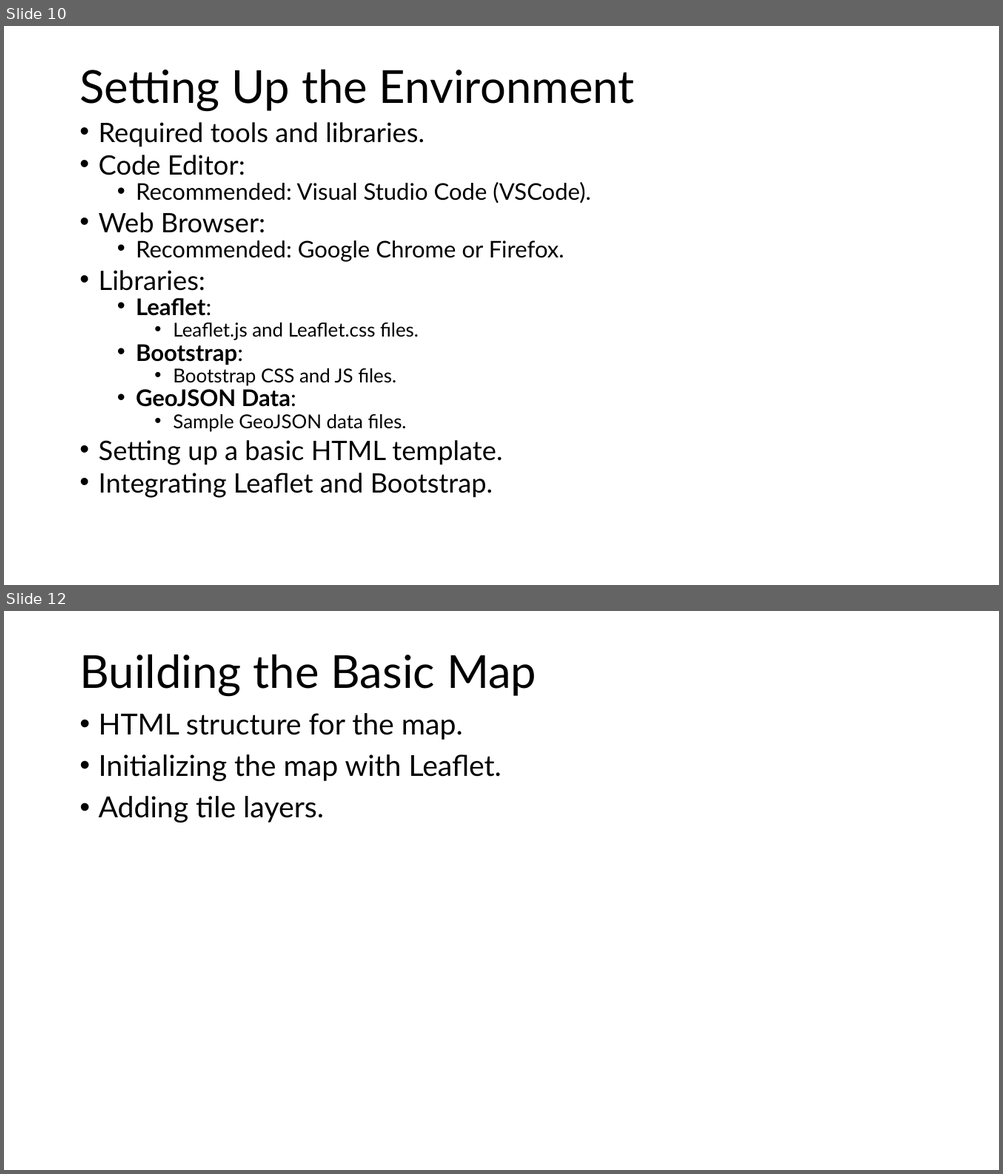
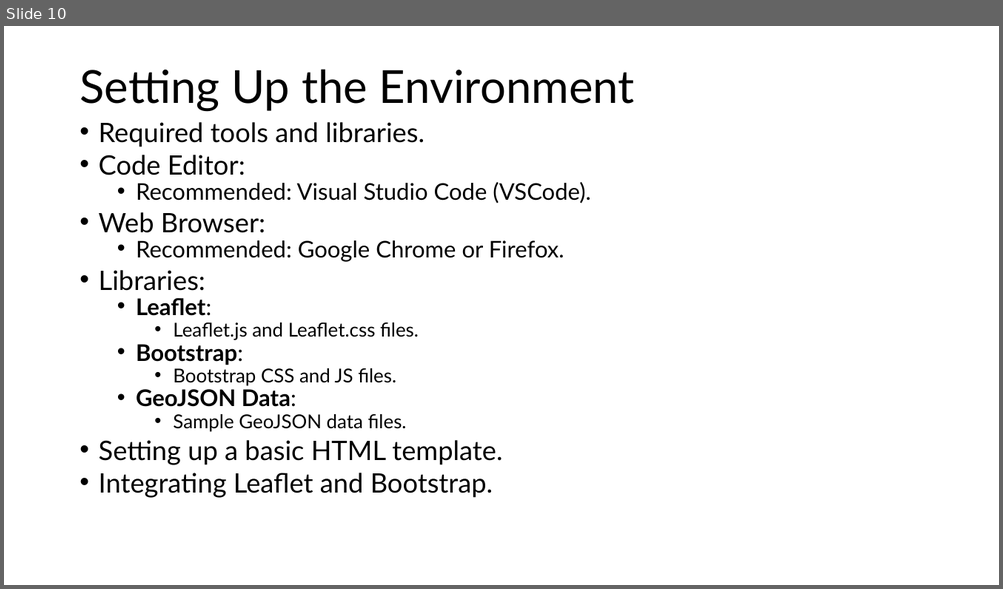
Before and after one commit to kengeospatialist/Web-Mapping, a slide deck: GIS Web Application Development.pptx. Shown one above the other, each under a label of ours: slides 10 and 12 before the commit, slide 10 after it; the slides between them are not shown. The pictures are 1003x1174 and 1003x589 pixels, drawn with LibreOffice and Linux fonts; fonts in the diff are those of the drawing. Boxes give left, top, right and bottom in pixels: in the first picture for what was removed or moved away, otherwise in the second. Text is boxed around its words. In the diff, an @@ line names an element or a change of style, - is before the commit and + after.

```diff
--- a/GIS Web Application Development.pptx
+++ b/GIS Web Application Development.pptx
@@ slide 12 removed at bbox=[4, 611, 999, 1170], background #FFFFFF @@
@@ title removed at bbox=[79, 654, 536, 696] @@
-Building the Basic Map
@@ text removed at bbox=[99, 713, 501, 823] @@
-• HTML structure for the map.
-• Initializing the map with Leaflet.
-• Adding tile layers.
```
Also in this commit, not shown: 5 slides changed, 1 slide added, 2 other slides removed.
